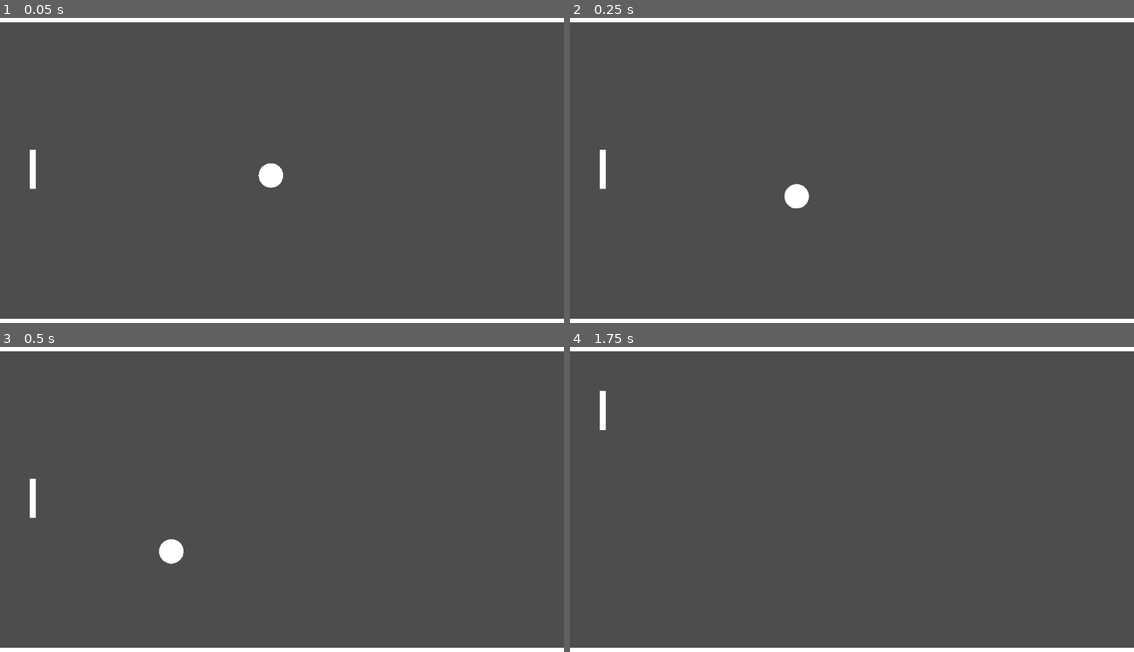
Above: before the commit, frames 1-4 (two rows, left to right).
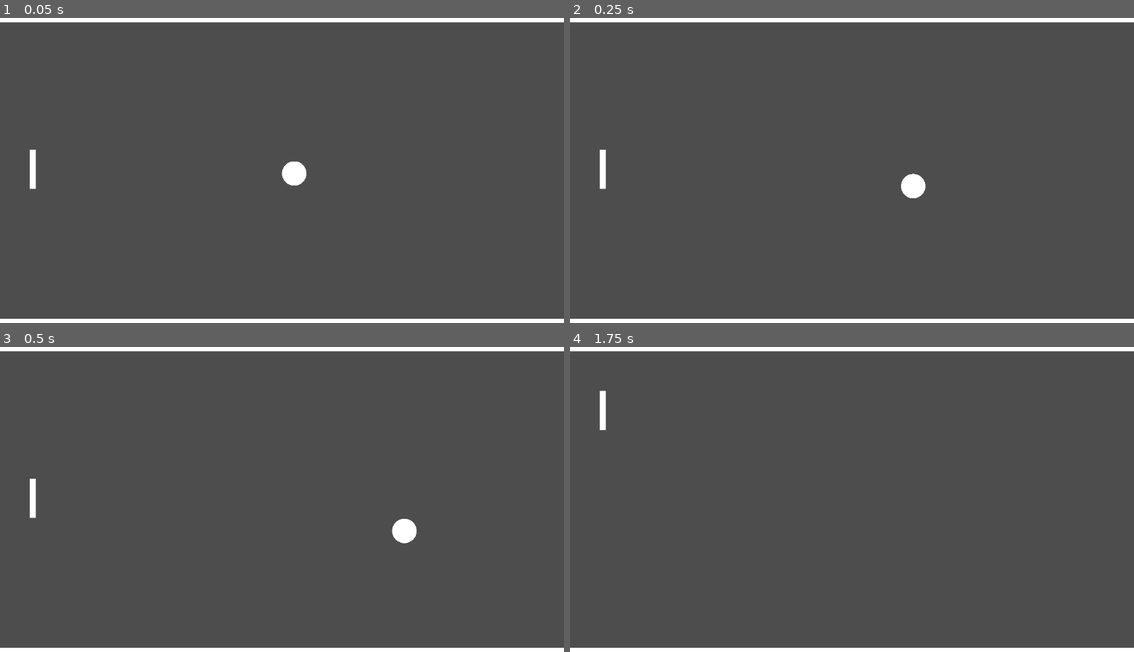
Above: after the commit, the same moments.

Repository: WebDevStuding/20gameChallenge
Game: Godot game, scene res://Scenes/main.tscn
Same seed, same stepped clock (60 frames per second), same inputs: the game is played once before the commit and once after it.
Inputs:
- Up to frame 1 (0.05 s): no input
- Up to frame 2 (0.25 s): no input
- Up to frame 3 (0.5 s): no input
- Up to frame 4 (1.75 s): hold W (up) 0.53-1.28 s; hold S (down) from 1.28 s (still down)

The runs differ from the first frame. In frame 1, 0.6% of the frame differs, in the area x 45-55%, y 46-56%; in frame 2, 0.6%; in frame 3, 0.6%, in the area x 28-74%, y 56-72%; in frame 4, nothing differs.

Commit message:
Modified Ball behaveour

Diff:
--- a/pong/Scenes/ball.tscn
+++ b/pong/Scenes/ball.tscn
@@ -8,6 +8,7 @@
 radius = 27.0185
 
 [node name="Ball" type="CharacterBody2D"]
+collision_mask = 7
 script = ExtResource("1_d60mj")
 
 [node name="MeshInstance2D" type="MeshInstance2D" parent="."]
--- a/pong/Scripts/ball.gd
+++ b/pong/Scripts/ball.gd
@@ -7,10 +7,7 @@
 var dir =Vector2.ZERO
 
 func _ready() -> void:
-	while true:
-		dir = startball()
-		if dir and dir != Vector2.ZERO:
-			break
+	dir = startball()
 	vel = dir*SPEED
 
 func _physics_process(delta: float) -> void:
@@ -20,9 +17,15 @@
 		vel = vel.bounce(coll_info.get_normal())
 		lerp(vel,vel,1)
 
-func rand_numb(min_limt,max_limit)->Vector2:
-	var value =Vector2(rng.randf_range(min_limt,max_limit),rng.randf_range(min_limt,max_limit)).normalized()
-	return value
+func rand_numb(min_lim,max_lim)->Vector2:
+	var rand = Vector2.ZERO
+	while true:
+		rand.x = rng.randi_range(-1,1)
+		rand.y = rng.randf_range(-0.6,0.6)
+		if rand.x != 0 and rand.y != 0:
+			break
+
+	return rand
 
 func startball():
-	return rand_numb(-0.60,0.60)
+	return rand_numb(-0.6,0.6)
--- a/pong/project.godot
+++ b/pong/project.godot
@@ -12,7 +12,7 @@
 
 config/name="Pong"
 run/main_scene="uid://cgyekptiwmhx0"
-config/features=PackedStringArray("4.4", "Forward Plus")
+config/features=PackedStringArray("4.5", "Forward Plus")
 config/icon="res://icon.svg"
 
 [dotnet]
Not shown, changed: pong/icon.svg.import
